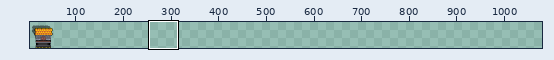
One commit to this sprite sheet: src/entities/producer_station/producer_pickup.png. The first picture is a wide view before the edit; the outline marks the close-up.
Close-up. First the earlier version:
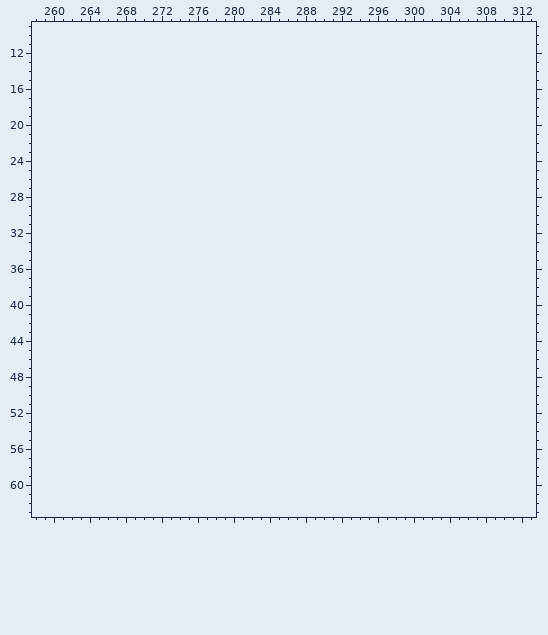
The file is 64x64 pixels. Colours within 5 levels of each other are drawn and written as one. Shown: x 258..313, y 9..63. The old version is drawn lined up with the new one, on the new canvas. The wide view leaves out empty margins. The commit also changed other parts of the picture, which this record leaves out.
The result:
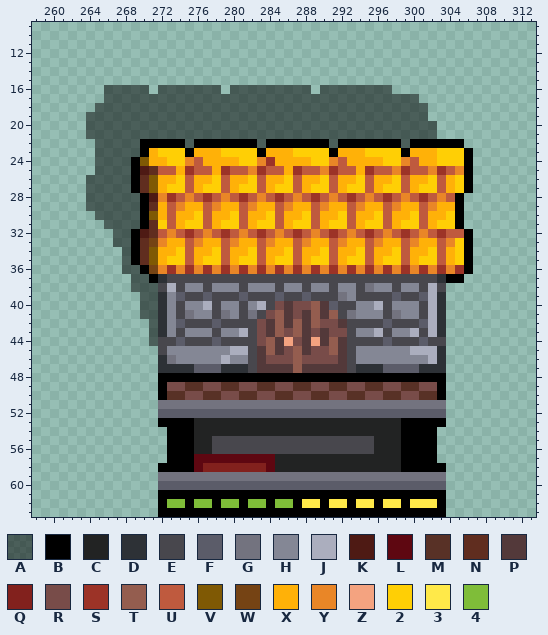
Palette (. is transparent): A #00000080  B #000000  C #222323  D #2d3136  E #48474d  F #5b5c69  G #73737f  H #848795  J #abaebe  K #4e1a14  L #5e0711  M #583126  N #602d1f  P #53393a  Q #82211d  R #784c49  S #9c3327  T #945d4f  U #bf5a3e  V #7f5904  W #754314  X #ffb108  Y #e98627  Z #f4a380  2 #ffcf05  3 #ffe949  4 #7fbd39
Change:
canvas 64x64 -> 1088x64
y 16: x 266..270 ..... -> AAAAA; x 272..278 ....... -> AAAAAAA; x 280..288 ......... -> AAAAAAAAA; x 290..297 ........ -> AAAAAAAA
y 17: x 266..300 ................................... -> AAAAAAAAAAAAAAAAAAAAAAAAAAAAAAAAAAA
y 18: x 265..301 ..................................... -> AAAAAAAAAAAAAAAAAAAAAAAAAAAAAAAAAAAAA
y 19: x 264..301 ...................................... -> AAAAAAAAAAAAAAAAAAAAAAAAAAAAAAAAAAAAAA
y 20..21: x 264..302 ....................................... -> AAAAAAAAAAAAAAAAAAAAAAAAAAAAAAAAAAAAAAA
y 22: x 265..305 ......................................... -> AAAAABBBBBABBBBBBBABBBBBBBABBBBBBBABBBBBB
y 23: x 265..306 .......................................... -> AAAAABX222BXXX2222BXXX2222BXXX2222BXXX222B
y 24: x 265..306 .......................................... -> AAAABVXX22YUXXXX22YSXXXX22YUXXXX22YUXX222B
y 25: x 265..306 .......................................... -> AAAABKNUUXSUUXSUUYSUUXSUUYSUUXSUUYSUUYSUYB
y 26: x 264..306 ........................................... -> AAAAABNVXX2UXX2UXX2UXX2UXX2UXX2UXX2UXX2UX2B
y 27: x 264..306 ........................................... -> AAAAABNVX22UX22UX22UX22UX22UX22UX22UX22UX2B
y 28: x 264..305 .......................................... -> AAAAAABKYSUYUSUYUSUYUSUYUSUYUSUYUSUYUSUYUB
y 29: x 264..305 .......................................... -> AAAAAABNXUYXXUYXXUYXXUYXXUYXXUYXXUYXXUYXXB
y 30: x 265..305 ......................................... -> AAAAABVXUXX2UXX2UXX2UXX2UXX2UXX2UXX2UXX2B
y 31: x 266..305 ........................................ -> AAAABN2UX22UX22UX22UX22UX22UX22UX22UX22B
y 32: x 267..306 ........................................ -> AABKNUYUSUYUSUYUSUYUSUYUSUYUSUYUSUYUSUUB
y 33: x 267..306 ........................................ -> AABNWYXXUYXXUYXXUYXXUYXXUYXXUYXXUYXXUY2B
y 34: x 268..306 ....................................... -> ABNVXX2UXX2UXX2UXX2UXX2UXX2UXX2UXX2UX2B
y 35: x 268..306 ....................................... -> ABNVX22UX22UX22UX22UX22UX22UX22UX22UX2B
y 36: x 268..306 ....................................... -> AABWYSYSYSYSYSYSYSYSYSYSYSYSYSYSYSYSYSB
y 37: x 269..305 ..................................... -> AABDEEEEEEEEEEEEEEEEEEEEEEEEEEEEEEDBB
y 38: x 269..303 ................................... -> AAAEJEHHEHHHEHHHEHHEHHEHHEGHHEHHEJE
y 39: x 270..303 .................................. -> AADHFEEFEEEFEEEFEEFEEEGHEEEEFEEFJD
y 40: x 270..303 .................................. -> AADHEHHJEHHEHJERPRRTPFEEHHJEHHHEJD
y 41: x 270..303 .................................. -> AADHEGHHEGHEGERTPRPTPTEGHHHEGHHEJD
y 42: x 271..303 ................................. -> ADHFEEEFEEEERPTPTPTRRPEEEEFEEEFJD
y 43: x 271..303 ................................. -> ADHEHHHEHHJERPTRTPRPRREHHJEHHJEJD
y 44: x 271..303 ................................. -> AEEFEEEFEEEERTPZRPZPTPEEEEFEEEFEE
y 45: x 272..303 ................................ -> EHHHHHHHJJEPTPRTPRRTPEHHHHHHJJJD
y 46: x 272..303 ................................ -> DGHHHHHJHHEPRRRTRRRRPEHHHHHHHHJD
y 47: x 272..303 ................................ -> DDDDFFFDDDEPPPPTPPPPPEDDDFFFFDDD
y 48: x 272..303 ................................ -> BBBBBBBBBBBBBBBBBBBBBBBBBBBBBBBB
y 49: x 272..303 ................................ -> BRRMMRRMMRRMMRRMMRRMMRRMMRRMMRRB
y 50: x 272..303 ................................ -> BMMRRMMRRMMRRMMRRMMRRMMRRMMRRMMB
y 51: x 272..303 ................................ -> GGGGGGGGGGGGGGGGGGGGGGGGGGGGGGGG
y 52: x 272..303 ................................ -> FFFFFFFFFFFFFFFFFFFFFFFFFFFFFFFF
y 53: x 272..303 ................................ -> BBBBCCCCCCCCCCCCCCCCCCCCCCCBBBBB
y 54: x 273..302 .............................. -> BBBCCCCCCCCCCCCCCCCCCCCCCCBBBB
y 55..56: x 273..302 .............................. -> BBBCCEEEEEEEEEEEEEEEEEECCCBBBB
y 57: x 273..302 .............................. -> BBBLLLLLLLLLCCCCCCCCCCCCCCBBBB
y 58: x 272..303 ................................ -> BBBBLQQQQQQQLCCCCCCCCCCCCCCBBBBB
y 59: x 272..303 ................................ -> GGGGGGGGGGGGGGGGGGGGGGGGGGGGGGGG
y 60: x 272..303 ................................ -> FFFFFFFFFFFFFFFFFFFFFFFFFFFFFFFF
y 61: x 272..303 ................................ -> BBBBBBBBBBBBBBBBBBBBBBBBBBBBBBBB
y 62: x 272..303 ................................ -> B44B44B44B44B44B33B33B33B33B333B
y 63: x 272..303 ................................ -> BBBBBBBBBBBBBBBBBBBBBBBBBBBBBBBB
Changed places in both close-ups, as pixel boxes (x1, y1, x2, y2):
added: (86, 85, 473, 517)
